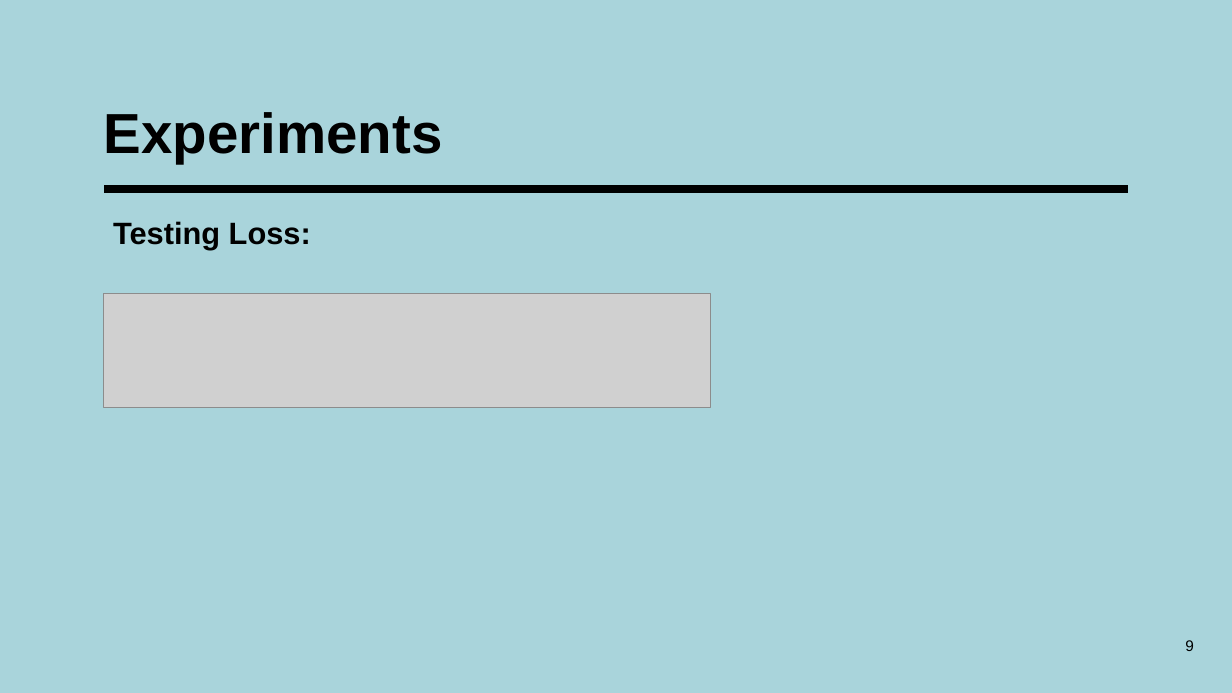
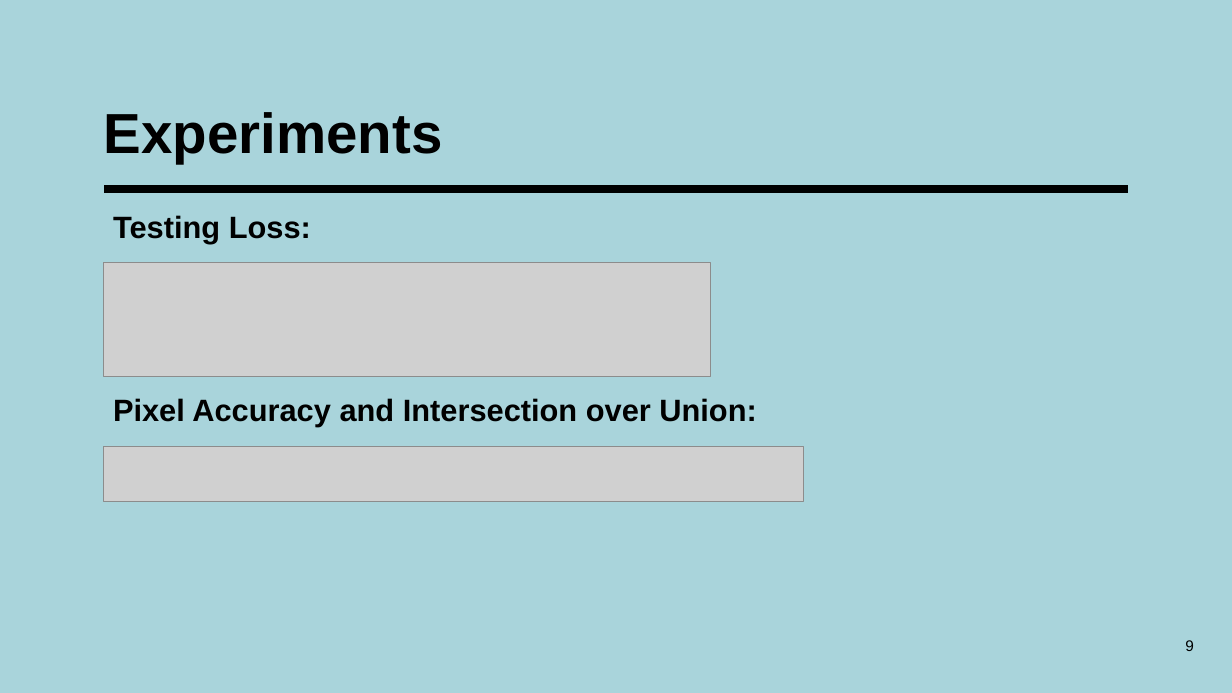
Before and after one commit to balnarendrasapa/road-detection, a slide deck: slide 9 of submissions/Content/Class-Presentation.pptx. Drawn at 1232x693 pixels with LibreOffice and Linux fonts; fonts in the diff are those of the drawing; grey boxes stand for pictures. Boxes give left, top, right and bottom in pixels: in the first picture for what was removed or moved away, otherwise in the second. Text is boxed around its words. In the diff, an @@ line names an element or a change of style, - is before the commit and + after.

```diff
--- a/submissions/Content/Class-Presentation.pptx
+++ b/submissions/Content/Class-Presentation.pptx
@@ text "Testing Loss:" moved from (x1=113, y1=221, x2=311, y2=250) to (x1=113, y1=215, x2=311, y2=243) @@
@@ picture moved from (x1=104, y1=294, x2=710, y2=409) to (x1=104, y1=262, x2=710, y2=377) @@
@@ text added at (x1=113, y1=398, x2=756, y2=426), 24 pt, text #000000, bold @@
+Pixel Accuracy and Intersection over Union:
@@ picture added at (x1=104, y1=446, x2=803, y2=501) @@
```
